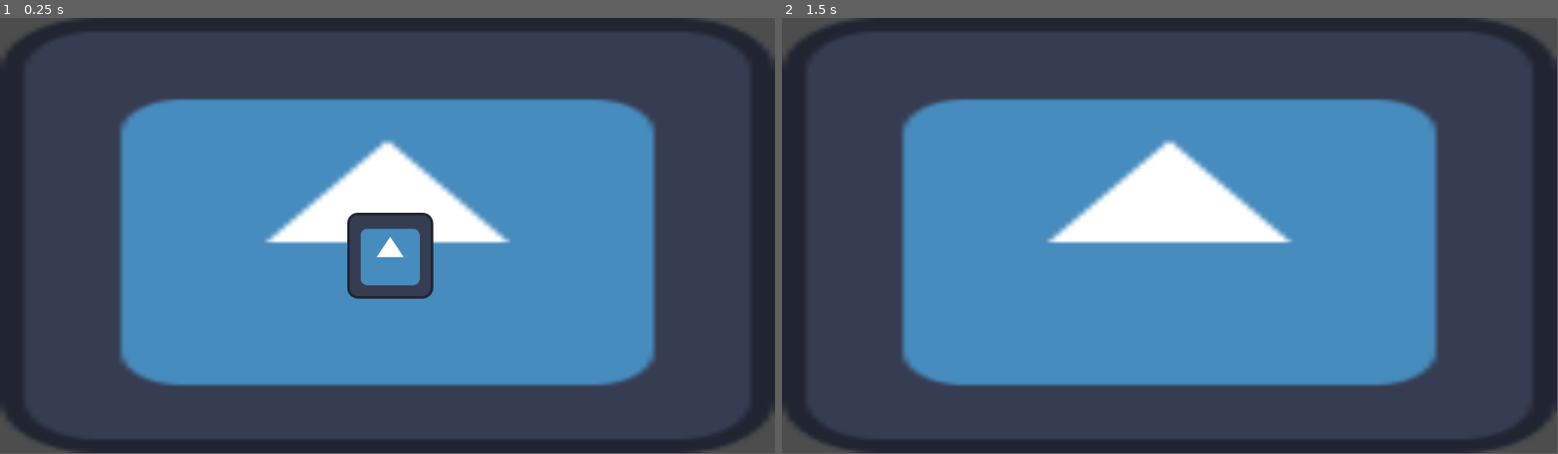
Above: before the commit, frames 1-2 (left to right).
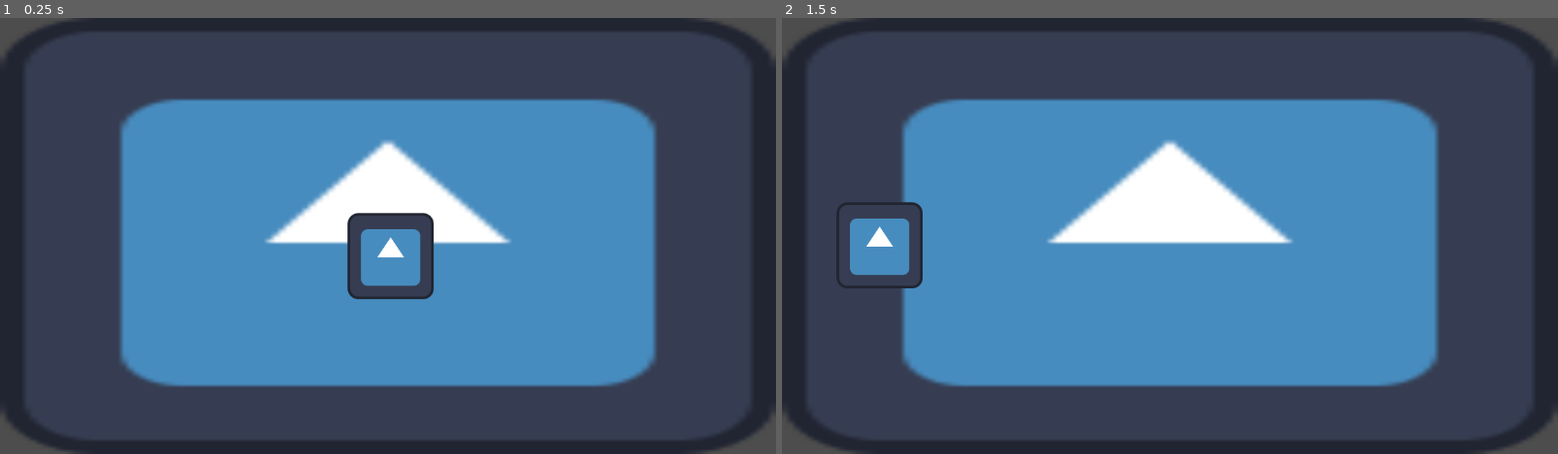
Above: after the commit, the same moments.

Repository: aabarcam/game-off-2024
Game: Godot game, scene res://scenes/prototype/prototype_a.tscn
The game is run twice, just before and just after one commit, with the same random seed, the same clock (stepped at 60 frames per second) and the same inputs. The engine's default icon, where the game draws it, is replaced by a stand-in: a white triangle on a blue panel in a dark square.
Inputs (mouse positions are in pixels of both pictures, inside the frame that each line leads up to):
- Up to frame 1 (0.25 s): no input
- Up to frame 2 (1.5 s): tap Enter at 0.5 s; move the mouse to (1170, 257) at 0.52 s; click (1170, 257) at 0.6 s; tap Space at 1.25 s; move the mouse to (1014, 257) at 1.27 s; click (1014, 257) at 1.35 s
In our replay, the window is 799x449 before the commit and 800x450 after it. These sizes can differ from the game's own. Grey fills any space a smaller window leaves; there, only what the larger window draws over its background counts as a difference.

The runs differ from the first frame. In frame 1, 0.6% of the frame differs, in the area x 0-100%, y 0-100%; in frame 2, 2.0%.
Error after the commit: Trying to assign an array of type "Array[Node]" to a variable of type "Array[MinigameTrigger]". (res://scripts/level_base.gd:16)

Commit message:
add standard minigame

Diff:
--- a/project.godot
+++ b/project.godot
@@ -21,9 +21,14 @@
 LevelManager="*res://scenes/autoload/level_manager.tscn"
 Manager="*res://scenes/autoload/manager.tscn"
 
+[display]
+
+window/stretch/mode="viewport"
+
 [global_group]
 
 Interactable="Interactable object in a room"
+Minigame=""
 
 [input]
 
--- a/scenes/components/sequence_generator_component.tscn
+++ b/scenes/components/sequence_generator_component.tscn
@@ -1,6 +1,10 @@
-[gd_scene load_steps=2 format=3 uid="uid://b75c57ghg2hg7"]
+[gd_scene load_steps=4 format=3 uid="uid://b75c57ghg2hg7"]
 
 [ext_resource type="Script" path="res://scripts/components/sequence_generator_component.gd" id="1_bjfce"]
+[ext_resource type="PackedScene" uid="uid://5yarqmx7h6bb" path="res://scenes/letter.tscn" id="2_1si20"]
+[ext_resource type="PackedScene" uid="uid://bysqwntwxgx7c" path="res://scenes/sequence.tscn" id="3_80g35"]
 
 [node name="SequenceGeneratorComponent" type="Node2D"]
 script = ExtResource("1_bjfce")
+letter_scene = ExtResource("2_1si20")
+sequence_scene = ExtResource("3_80g35")
--- /dev/null
+++ b/scenes/letter.tscn
@@ -0,0 +1,33 @@
+[gd_scene load_steps=6 format=3 uid="uid://5yarqmx7h6bb"]
+
+[ext_resource type="Script" path="res://scripts/letter/letter.gd" id="1_w8lmi"]
+[ext_resource type="Script" path="res://scripts/letter/letter_base_state.gd" id="2_mu2ri"]
+[ext_resource type="Script" path="res://scripts/letter/letter_deactivated_state.gd" id="3_ewnar"]
+[ext_resource type="Script" path="res://scripts/letter/letter_activated_state.gd" id="3_gcs5u"]
+[ext_resource type="Script" path="res://scripts/letter/letter_inactive_state.gd" id="5_sk78p"]
+
+[node name="Letter" type="Label" node_paths=PackedStringArray("activated_state", "deactivated_state", "inactive_state")]
+anchors_preset = 15
+anchor_right = 1.0
+anchor_bottom = 1.0
+grow_horizontal = 2
+grow_vertical = 2
+text = "v"
+horizontal_alignment = 1
+script = ExtResource("1_w8lmi")
+character = "v"
+activated_state = NodePath("LetterBaseState/LetterActivatedState")
+deactivated_state = NodePath("LetterBaseState/LetterDeactivatedState")
+inactive_state = NodePath("LetterBaseState/LetterInactiveState")
+
+[node name="LetterBaseState" type="Node" parent="."]
+script = ExtResource("2_mu2ri")
+
+[node name="LetterActivatedState" type="Node" parent="LetterBaseState"]
+script = ExtResource("3_gcs5u")
+
+[node name="LetterDeactivatedState" type="Node" parent="LetterBaseState"]
+script = ExtResource("3_ewnar")
+
+[node name="LetterInactiveState" type="Node" parent="LetterBaseState"]
+script = ExtResource("5_sk78p")
--- a/scenes/minigame_trigger.tscn
+++ b/scenes/minigame_trigger.tscn
@@ -1,10 +1,13 @@
-[gd_scene load_steps=3 format=3 uid="uid://b4p2i6cbu0qrs"]
+[gd_scene load_steps=4 format=3 uid="uid://b4p2i6cbu0qrs"]
 
 [ext_resource type="Script" path="res://scripts/minigame_trigger.gd" id="1_4yjdg"]
 [ext_resource type="PackedScene" uid="uid://bv4torsrkhyqa" path="res://scenes/components/interactable_component.tscn" id="1_yb83h"]
+[ext_resource type="PackedScene" uid="uid://wnaxleb6ylw7" path="res://scenes/minigames/standard_round.tscn" id="2_32x1j"]
 
-[node name="MinigameTrigger" type="Node2D"]
+[node name="MinigameTrigger" type="Node2D" node_paths=PackedStringArray("interactable_component") groups=["Minigame"]]
 script = ExtResource("1_4yjdg")
+interactable_component = NodePath("InteractableComponent")
+standard_round = ExtResource("2_32x1j")
 
 [node name="InteractableComponent" parent="." instance=ExtResource("1_yb83h")]
 
--- a/scenes/minigames/standard_round.tscn
+++ b/scenes/minigames/standard_round.tscn
@@ -5,6 +5,52 @@
 
 [node name="StandardRound" type="Node2D" node_paths=PackedStringArray("sequence_generator")]
 script = ExtResource("1_7c8h7")
+sequence_size = 2
 sequence_generator = NodePath("SequenceGeneratorComponent")
 
+[node name="ColorRect" type="ColorRect" parent="."]
+offset_right = 1152.0
+offset_bottom = 648.0
+color = Color(0, 0, 0, 1)
+
 [node name="SequenceGeneratorComponent" parent="." instance=ExtResource("2_l5ttv")]
+
+[node name="LetterStop" type="Marker2D" parent="."]
+position = Vector2(560, 64)
+
+[node name="DebugLabel" type="Label" parent="LetterStop"]
+anchors_preset = 7
+anchor_left = 0.5
+anchor_top = 1.0
+anchor_right = 0.5
+anchor_bottom = 1.0
+offset_left = -42.5
+offset_top = -49.0
+offset_right = 42.5
+grow_horizontal = 2
+grow_vertical = 0
+text = "LETTERS
+STOP HERE"
+horizontal_alignment = 1
+metadata/_edit_use_anchors_ = true
+
+[node name="LetterStart" type="Marker2D" parent="."]
+position = Vector2(1080, 64)
+
+[node name="DebugLabel" type="Label" parent="LetterStart"]
+anchors_preset = 7
+anchor_left = 0.5
+anchor_top = 1.0
+anchor_right = 0.5
+anchor_bottom = 1.0
+offset_left = -42.5
+offset_top = -49.0
+offset_right = 42.5
+grow_horizontal = 2
+grow_vertical = 0
+text = "LETTERS
+START HERE"
+horizontal_alignment = 1
+metadata/_edit_use_anchors_ = true
+
+[node name="SequenceTimer" type="Timer" parent="."]
--- a/scenes/prototype/prototype_b.tscn
+++ b/scenes/prototype/prototype_b.tscn
@@ -1,5 +1,9 @@
-[gd_scene load_steps=2 format=3 uid="uid://cfrx1gkeso1o1"]
+[gd_scene load_steps=3 format=3 uid="uid://cfrx1gkeso1o1"]
 
 [ext_resource type="PackedScene" uid="uid://yixk57dc8qhb" path="res://scenes/level_base.tscn" id="1_1rngy"]
+[ext_resource type="PackedScene" uid="uid://b4p2i6cbu0qrs" path="res://scenes/minigame_trigger.tscn" id="2_q44dy"]
 
 [node name="PrototypeB" instance=ExtResource("1_1rngy")]
+
+[node name="MinigameTrigger" parent="." index="1" instance=ExtResource("2_q44dy")]
+position = Vector2(145, 338)
--- /dev/null
+++ b/scenes/sequence.tscn
@@ -0,0 +1,30 @@
+[gd_scene load_steps=3 format=3 uid="uid://bysqwntwxgx7c"]
+
+[ext_resource type="Script" path="res://scripts/sequence.gd" id="1_xjxu6"]
+[ext_resource type="PackedScene" uid="uid://i3sayov7tmyc" path="res://scenes/timed_bar.tscn" id="2_rwk0v"]
+
+[node name="Sequence" type="Control"]
+layout_mode = 3
+anchors_preset = 0
+offset_bottom = 23.0
+script = ExtResource("1_xjxu6")
+
+[node name="TimedBar" parent="." instance=ExtResource("2_rwk0v")]
+layout_mode = 1
+offset_left = -12.0
+offset_top = 8.0
+offset_right = 46.0
+scale = Vector2(0.415, 0.415)
+
+[node name="HBoxContainer" type="HBoxContainer" parent="."]
+layout_mode = 1
+anchors_preset = 8
+anchor_left = 0.5
+anchor_top = 0.5
+anchor_right = 0.5
+anchor_bottom = 0.5
+offset_top = -11.5
+offset_bottom = -11.5
+grow_horizontal = 2
+grow_vertical = 2
+alignment = 1
--- /dev/null
+++ b/scenes/timed_bar.tscn
@@ -0,0 +1,11 @@
+[gd_scene load_steps=2 format=3 uid="uid://i3sayov7tmyc"]
+
+[ext_resource type="Script" path="res://scripts/timed_bar.gd" id="1_uvkyx"]
+
+[node name="TimedBar" type="ProgressBar"]
+offset_right = 92.0
+offset_bottom = 27.0
+show_percentage = false
+script = ExtResource("1_uvkyx")
+
+[node name="Timer" type="Timer" parent="."]
--- a/scripts/components/interactable_component.gd
+++ b/scripts/components/interactable_component.gd
@@ -1,5 +1,8 @@
 extends Area2D
 class_name InteractableComponent
+## Component to add to interactable elements
+##
+## Emits clicked signal when interactable area is clicked
 
 signal clicked ## Fired when interactable is clicked
 
@@ -9,7 +12,7 @@
 	mouse_entered.connect(_on_mouse_entered)
 	mouse_exited.connect(_on_mouse_exited)
 
-func _input_event(viewport: Viewport, event: InputEvent, shape_idx: int) -> void:
+func _input_event(_viewport: Viewport, event: InputEvent, _shape_idx: int) -> void:
 	# Ignore non-click events
 	if not event is InputEventMouseButton:
 		return
--- a/scripts/components/sequence_generator_component.gd
+++ b/scripts/components/sequence_generator_component.gd
@@ -5,6 +5,9 @@
 ## Generate different types of letter sequences to be used in minigames
 ## TODO: exclude certain sequences that are known to not work in some keyboards,
 ## or whitelist good sequences
+
+@export var letter_scene: PackedScene
+@export var sequence_scene: PackedScene
 
 ## TODO: Save in different file
 var allowed_words: Array[String] = [ ## List of words to return for typing minigame
@@ -23,6 +26,7 @@
 
 ## Generates a size n random sequence of letters
 ## Returns string of generated letters
+## TODO: Make sure chars are not repeating
 func generate_random(n: int) -> String:
 	var output: String = ""
 	for _i in range(n):
@@ -35,3 +39,15 @@
 ## TODO: Allow selection of different difficulty words
 func generate_word() -> String:
 	return allowed_words.pick_random()
+
+## Return sequence as instantiated Letters
+func string_to_letters(str: String, letter_mode: Letter.Mode) -> Sequence:
+	var sequence: Sequence = sequence_scene.instantiate()
+	add_child(sequence)
+	for char in str:
+		var new_letter: Letter = letter_scene.instantiate()
+		new_letter.set_character(char)
+		new_letter.activation_mode = letter_mode
+		sequence.container.add_child(new_letter)
+		sequence.add_letter(new_letter)
+	return sequence
--- /dev/null
+++ b/scripts/letter/letter.gd
@@ -0,0 +1,131 @@
+@tool
+extends Label
+class_name Letter
+## Represents a single letter in a sequence
+##
+## Handles input and clear conditions for this single letter
+
+signal activated ## Letter has been activated
+signal deactivated ## Letter has been deactivated
+
+@export_category("Debug")
+@export var character: String: ## Charater represented by this letter
+	set = set_character
+enum Mode {NOT_SET, HOLD, TYPE}
+@export var debug_activation_mode: Mode = Mode.NOT_SET
+
+@export_category("States")
+@export var activated_state: LetterBaseState
+@export var deactivated_state: LetterBaseState
+@export var inactive_state: LetterBaseState
+
+var state: LetterBaseState
+var activation_mode: Mode = Mode.NOT_SET
+
+## Function determining if letter has been deactivated
+var deactivate_condition: Callable
+
+## Ready function for in game
+func _ready_game() -> void:
+	Signals.register_signal(activated, self)
+	Signals.register_signal(deactivated,self)
+
+	change_state(inactive_state)
+
+	if OS.is_debug_build() and get_parent() == get_tree().root:
+		if character == "":
+			character = "a"
+		change_state(deactivated_state)
+		activation_mode = debug_activation_mode
+	elif character == "":
+		push_error("Character not set")
+
+	if activation_mode == Mode.HOLD:
+		deactivate_condition = hold_deactivate_condition
+	elif activation_mode == Mode.TYPE:
+		deactivate_condition = type_deactivate_condition
+	elif activation_mode == Mode.NOT_SET:
+		push_error("Letter activation mode not set")
+
+func _ready() -> void:
+	if Engine.is_editor_hint():
+		pass
+	else:
+		_ready_game()
+	update_text()
+
+func _input(event: InputEvent) -> void:
+	if not Engine.is_editor_hint():
+		if activation_mode == Mode.NOT_SET:
+			return
+		if activate_condition(event):
+			state.activate_letter()
+		if not deactivate_condition.is_null() and deactivate_condition.call(event):
+			state.deactivate_letter()
+
+## Condition to activate letter
+func activate_condition(event: InputEvent) -> bool:
+	if not event is InputEventKey or event.echo:
+		return false
+	event = event as InputEventKey
+	var event_key: String = get_event_key(event)
+	return event.pressed == true and event_key == character
+
+## Condition to deactivate letter in holding minigames
+func hold_deactivate_condition(event: InputEvent) -> bool:
+	if not event is InputEventKey:
+		return false
+	event = event as InputEventKey
+	var event_key: String = get_event_key(event)
+	return event.pressed == false and event_key == character
+
+## Condition to deactivate letter in typing minigames
+func type_deactivate_condition(event: InputEvent) -> bool:
+	return false
+
+## Returns the character corresponding to the key press, in lowercase
+func get_event_key(event: InputEventKey) -> String:
+	var keycode: Key = DisplayServer.keyboard_get_keycode_from_physical(event.physical_keycode)
+	return OS.get_keycode_string(keycode).to_lower()
+
+func update_text() -> void:
+	text = character
+
+func notify_activated() -> void:
+	activated.emit()
+	change_color(Color.LIME_GREEN)
+
+func notify_deactivated() -> void:
+	deactivated.emit()
+	change_color(Color.WHITE)
+
+## Mark letter as cleared and set to inactive
+func set_as_cleared() -> void:
+	change_state(inactive_state)
+
+func change_color(color: Color) -> void:
+	modulate = color
+
+func is_activated() -> bool:
+	return state.is_activated()
+
+func is_deactivated() -> bool:
+	return state.is_deactivated()
+
+func is_inactive() -> bool:
+	return state.is_inactive()
+
+func set_character(new_val: String) -> void:
+	if new_val.length() > 1:
+		return
+	character = new_val
+	if Engine.is_editor_hint():
+		update_text()
+
+func change_state(new_state: LetterBaseState) -> void:
+	state = new_state
+	state.set_letter(self)
+
+func reset() -> void:
+	change_state(deactivated_state)
+	change_color(Color.WHITE)
--- /dev/null
+++ b/scripts/letter/letter_activated_state.gd
@@ -0,0 +1,11 @@
+extends LetterBaseState
+## Letter activated state
+##
+## This letter can be deactivated
+
+func deactivate_letter() -> void:
+	letter.change_state(letter.deactivated_state)
+	letter.notify_deactivated()
+
+func is_activated() -> bool:
+	return true
--- /dev/null
+++ b/scripts/letter/letter_base_state.gd
@@ -0,0 +1,26 @@
+extends Node
+class_name LetterBaseState
+## Base class of all possible letter states
+##
+## Declares shared functionalities and functions to be overriden
+
+var letter: Letter: ## Owner of this state
+	set = set_letter
+
+func activate_letter() -> void:
+	push_error("Invalid state, cannot activate letter " + letter.character)
+
+func deactivate_letter() -> void:
+	push_error("Invalid state, cannot deactivate letter " + letter.character)
+
+func is_activated() -> bool:
+	return false
+
+func is_deactivated() -> bool:
+	return false
+
+func is_inactive() -> bool:
+	return false
+
+func set_letter(new_letter: Letter) -> void:
+	letter = new_letter
--- /dev/null
+++ b/scripts/letter/letter_deactivated_state.gd
@@ -0,0 +1,14 @@
+extends LetterBaseState
+## Letter deactivated state
+##
+## This letter can be activated
+
+func activate_letter() -> void:
+	letter.change_state(letter.activated_state)
+	letter.notify_activated()
+
+func deactivate_letter() -> void:
+	return
+
+func is_deactivated() -> bool:
+	return true
--- /dev/null
+++ b/scripts/letter/letter_inactive_state.gd
@@ -0,0 +1,13 @@
+extends LetterBaseState
+## Letter inactive state
+##
+## This letter is inactive, and can't be activated or deactivated unless reset
+
+func activate_letter() -> void:
+	return
+
+func deactivate_letter() -> void:
+	return
+
+func is_inactive() -> bool:
+	return true
--- a/scripts/level_base.gd
+++ b/scripts/level_base.gd
@@ -1,6 +1,20 @@
 extends Node2D
 class_name LevelBase
+
+var minigames: Array[MinigameTrigger] = []
+var active_minigame: MinigameTrigger
 
 func _ready() -> void:
 	var current_level_path = get_tree().current_scene.scene_file_path
 	LevelManager.set_current_level(current_level_path)
+	minigames = get_scene_minigames()
+	for minigame in minigames:
+		minigame.clicked.connect(_on_minigame_clicked)
+
+func get_scene_minigames() -> Array[MinigameTrigger]:
+	var children: Array[Node] = get_children()
+	var found_minigames: Array[MinigameTrigger] = children.filter(func (x: Node): return x.is_in_group("Minigame"))
+	return found_minigames
+
+func _on_minigame_clicked(minigame: MinigameTrigger) -> void:
+	active_minigame = minigame
--- a/scripts/minigame_trigger.gd
+++ b/scripts/minigame_trigger.gd
@@ -2,16 +2,39 @@
 extends Node2D
 class_name MinigameTrigger
 
-@export var minigame: Manager.Minigames:
+signal clicked(minigame: MinigameTrigger) ## Minigame clicked
+signal won ## Minigame won
+signal lost ## Minigame lost
+
+@export var minigame: Manager.Minigames: ## Minigame to trigger
 	set = set_minigame
+@export var rounds: int = 3: ## How many rounds for the minigame
+	set = set_rounds
 
-@onready var minigame_label_debug: Label = $MinigameLabel
+@export_category("Components")
+@export var interactable_component: InteractableComponent
 
+@export_category("Available minigames")
+@export var standard_round: PackedScene
+
+var current_round: Node2D
+var round_count: int = 0
+
+@onready var minigame_label_debug: Label = $MinigameLabel ## Editor debug label
+
+## Ready function called in editor
 func _ready_editor() -> void:
 	pass
 
+## Ready function called in game
 func _ready_game() -> void:
+	Signals.register_signal(clicked, self)
+	Signals.register_signal(won, self)
+	Signals.register_signal(lost, self)
+
 	minigame_label_debug.hide()
+
+	interactable_component.clicked.connect(_on_trigger_clicked)
 
 func _ready() -> void:
 	if Engine.is_editor_hint():
@@ -22,6 +45,33 @@
 func update_debug_label() -> void:
 	minigame_label_debug.text = "MINIGAME\n" + Manager.Minigames.keys()[minigame]
 
+func connect_round_signals(round: Node2D) -> void:
+	round.won.connect(_on_round_won)
+	round.lost.connect(_on_round_lost)
+
 func set_minigame(new_val: Manager.Minigames) -> void:
 	minigame = new_val
-	update_debug_label()
+	if Engine.is_editor_hint():
+		update_debug_label()
+
+func set_rounds(new_val: int) -> void:
+	rounds = new_val
+
+func _on_trigger_clicked() -> void:
+	clicked.emit(self)
+	if minigame == Manager.Minigames.STANDARD:
+		current_round = standard_round.instantiate() as StandardRound
+		connect_round_signals(current_round)
+		add_child(current_round)
+		current_round.start_round()
+
+func _on_round_won() -> void:
+	round_count += 1
+	if round_count < rounds:
+		current_round.reset()
+		current_round.start_round()
+	else:
+		won.emit()
+
+func _on_round_lost() -> void:
+	lost.emit()
--- a/scripts/minigames/standard_round.gd
+++ b/scripts/minigames/standard_round.gd
@@ -1,4 +1,5 @@
 extends Node2D
+class_name StandardRound
 ## Class represents a single round of the standard handshake minigame
 ##
 ## Generates random sequences of letters the player must press at a time
@@ -8,10 +9,103 @@
 
 @export_category("Config")
 @export var sequence_quantity: int = 5
+@export var sequence_size: int = 1
+@export var time_per_sequence: float = 2.5
 
 @export_category("Components")
 @export var sequence_generator: SequenceGenerator
 
+var current_sequence: Sequence
+var previous_sequences: Array[Sequence] = []
+var sequence_count: int = 0
+
+@onready var letter_stop_point: Vector2 = $LetterStop.position
+@onready var letter_start_point: Vector2 = $LetterStart.position
+@onready var stop_point_debug_label: Label = $LetterStop/DebugLabel
+@onready var start_point_debug_label: Label = $LetterStart/DebugLabel
+@onready var sequence_timer: Timer = $SequenceTimer
+
 func _ready() -> void:
 	Signals.register_signal(won, self)
 	Signals.register_signal(lost, self)
+
+	global_position = Vector2.ZERO
+
+	sequence_timer.one_shot = true
+	sequence_timer.timeout.connect(_on_sequence_timer_timeout)
+
+	start_point_debug_label.hide()
+	stop_point_debug_label.hide()
+
+	if OS.is_debug_build() and get_parent() == get_tree().root:
+		await get_tree().create_timer(1.0).timeout
+		start_round()
+
+func start_round() -> void:
+	start_next_sequence()
+
+## Reset round to initial state to start anew
+func reset() -> void:
+	delete_previous_sequences()
+	sequence_count = 0
+	sequence_timer.stop()
+
+func delete_previous_sequences() -> void:
+	for seq in previous_sequences:
+		seq.queue_free()
+	previous_sequences = []
+
+func start_next_sequence() -> void:
+	sequence_timer.start(time_per_sequence)
+	current_sequence = get_next_sequence()
+	previous_sequences.push_back(current_sequence)
+	current_sequence.start_timer(time_per_sequence)
+	connect_sequence_signals(current_sequence)
+	reset_sequence_position(current_sequence)
+	reset_sequence_state(current_sequence)
+	start_sequence_move(current_sequence)
+
+func get_next_sequence() -> Sequence:
+	var sequence: String = sequence_generator.generate_random(sequence_size)
+	return sequence_generator.string_to_letters(sequence, Letter.Mode.HOLD)
+
+func start_sequence_move(sequence: Sequence) -> void:
+	create_tween().tween_property(sequence, "position:x", letter_stop_point.x, time_per_sequence)
+	#for i in sequence.size():
+		#var letter: Letter = sequence[i]
+		#create_tween().tween_property(letter, "position:x", letter_stop_point.x, time_per_sequence)
+
+func reset_sequence_position(sequence: Sequence) -> void:
+	sequence.position = letter_start_point
+	#for i in sequence.size():
+		#var letter: Letter = sequence[i]
+		#letter.position = letter_start_point
+		#letter.position.y += 24 * i
+
+func reset_sequence_state(sequence: Sequence) -> void:
+	sequence.reset_sequence_state()
+
+## True if all the letters in sequence are activated at a time
+func is_sequence_activated(sequence: Sequence) -> bool:
+	return sequence.is_sequence_activated()
+
+func set_sequence_inactive(sequence: Sequence) -> void:
+	sequence.set_sequence_inactive()
+
+func connect_sequence_signals(sequence: Sequence) -> void:
+	for letter in sequence.letters:
+		letter.activated.connect(_on_letter_activated)
+
+func _on_sequence_timer_timeout() -> void:
+	if not current_sequence.is_sequence_inactive():
+		set_sequence_inactive(current_sequence)
+		lost.emit()
+
+func _on_letter_activated() -> void:
+	if is_sequence_activated(current_sequence):
+		set_sequence_inactive(current_sequence)
+		sequence_count += 1
+		if sequence_count < sequence_quantity:
+			start_next_sequence()
+		else:
+			won.emit()
--- /dev/null
+++ b/scripts/sequence.gd
@@ -0,0 +1,41 @@
+extends Control
+class_name Sequence
+## Represents a sequence of letters
+##
+## To be used in minigames, letters are ordered horizontally along with a
+## sequence timer
+
+var letters: Array[Letter] = []
+
+@onready var container: HBoxContainer = $HBoxContainer
+@onready var timed_bar: TimedBar = $TimedBar
+
+func add_letter(letter: Letter) -> void:
+	letters.push_back(letter)
+
+func reset_sequence_state() -> void:
+	for letter in letters:
+		letter.reset()
+
+## True if all the letters in sequence are activated at a time
+func is_sequence_activated() -> bool:
+	var output = true
+	for i in letters.size():
+		var letter: Letter = letters[i]
+		output = output and letter.is_activated()
+	return output
+
+## True if all the letters in sequence are inactive at a time
+func is_sequence_inactive() -> bool:
+	var output = true
+	for i in letters.size():
+		var letter: Letter = letters[i]
+		output = output and letter.is_inactive()
+	return output
+
+func set_sequence_inactive() -> void:
+	for letter in letters:
+		letter.set_as_cleared()
+
+func start_timer(time: float) -> void:
+	timed_bar.start_timer(time)
--- /dev/null
+++ b/scripts/timed_bar.gd
@@ -0,0 +1,21 @@
+extends ProgressBar
+class_name TimedBar
+
+var start_time: float = -1
+
+@onready var timer: Timer = $Timer
+
+func _ready() -> void:
+	timer.one_shot = true
+
+	if OS.is_debug_build() and get_parent() == get_tree().root:
+		start_timer(5)
+
+func _process(delta: float) -> void:
+	if start_time >= 0:
+		var progress: float = timer.time_left/start_time
+		value = progress * 100
+
+func start_timer(time: float) -> void:
+	timer.start(time)
+	start_time = time
Not shown, added: scenes/letAF36.tmp
